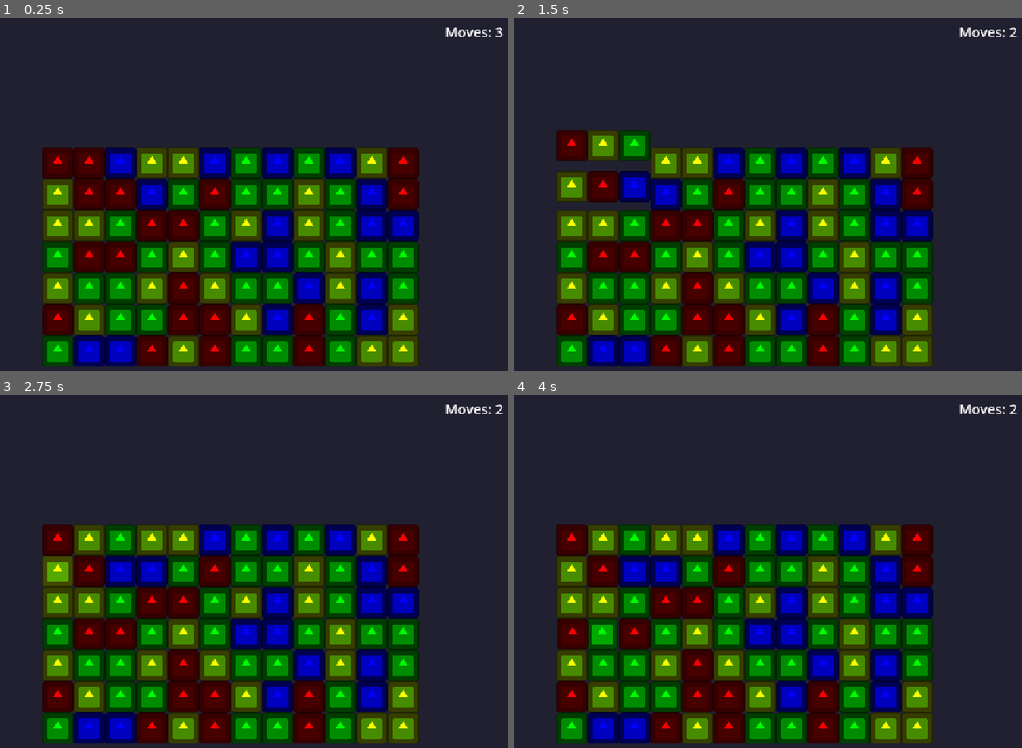
Above: before the commit, frames 1-4 (two rows, left to right).
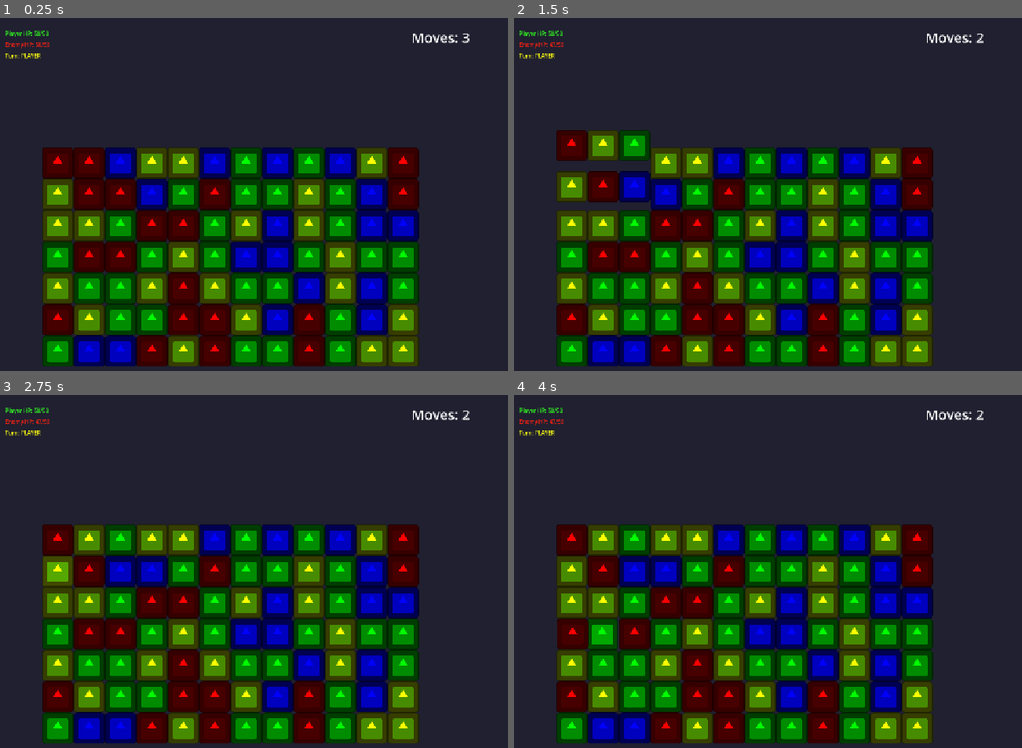
Above: after the commit, the same moments.

Repository: Santicavaliere/Match3-Combat-Prototype
Game: Godot game, scene res://Scenes/Game/GameLevel.tscn
Same seed, same stepped clock (60 frames per second), same inputs: the game is played once before the commit and once after it. The engine's default icon, where the game draws it, is replaced by a stand-in: a white triangle on a blue panel in a dark square.
Inputs (mouse positions are in pixels of both pictures, inside the frame that each line leads up to):
- Up to frame 1 (0.25 s): no input
- Up to frame 2 (1.5 s): tap Enter at 0.5 s; drag from (569, 162) to (569, 258) at 0.52 s; drag from (569, 162) to (569, 258) at 1.27 s
- Up to frame 3 (2.75 s): tap Space at 2 s; move the mouse to (55, 571) at 2.02 s; click (55, 571) at 2.17 s
- Up to frame 4 (4 s): tap Enter at 2.75 s; drag from (569, 603) to (569, 726) at 2.77 s; drag from (569, 635) to (778, 571) at 3.52 s

The runs differ from the first frame. In frame 1, 0.5% of the frame differs, in the area x 0-100%, y 2-12%; in frame 2, 0.5%; in frame 3, 0.5%; in frame 4, 0.5%.

Commit message:
Milestone 4 Complete: Enemy AI, HP Backend, Damage Logic, and Turn Stability Fixes

Diff:
--- a/Scenes/Game/GameLevel.tscn
+++ b/Scenes/Game/GameLevel.tscn
@@ -36,10 +36,10 @@
 anchor_left = 0.5
 anchor_right = 0.5
 anchor_bottom = 0.0
-offset_left = -95.0
-offset_top = 15.0
-offset_right = 212.0
-offset_bottom = 185.0
+offset_left = -462.0
+offset_top = 24.0
+offset_right = -155.0
+offset_bottom = 194.0
 grow_vertical = 1
 size_flags_horizontal = 4
 
--- a/Scenes/UI/HUD.tscn
+++ b/Scenes/UI/HUD.tscn
@@ -1,9 +1,18 @@
-[gd_scene load_steps=3 format=3 uid="uid://c2h4fy1xsgboj"]
+[gd_scene load_steps=6 format=3 uid="uid://c2h4fy1xsgboj"]
 
 [ext_resource type="Script" uid="uid://c28tssng0l2ie" path="res://Scripts/Managers/CombatManager.gd" id="1_qc5w2"]
 
 [sub_resource type="LabelSettings" id="LabelSettings_qc5w2"]
 font_size = 40
+
+[sub_resource type="LabelSettings" id="LabelSettings_omqfp"]
+font_color = Color(0.188235, 1, 0.12549, 1)
+
+[sub_resource type="LabelSettings" id="LabelSettings_xaom8"]
+font_color = Color(1, 0.12549, 0.0666667, 1)
+
+[sub_resource type="LabelSettings" id="LabelSettings_4bm6u"]
+font_color = Color(1, 1, 0.0705882, 1)
 
 [node name="Hud" type="Control"]
 custom_minimum_size = Vector2(130, 170)
@@ -22,9 +31,36 @@
 
 [node name="MovesLabel" type="Label" parent="."]
 layout_mode = 0
-offset_left = 755.714
-offset_top = -8.57142
-offset_right = 924.714
-offset_bottom = 46.4286
+offset_left = 1182.86
+offset_top = -5.71428
+offset_right = 1351.86
+offset_bottom = 49.2857
 text = "Moves: 3"
 label_settings = SubResource("LabelSettings_qc5w2")
+
+[node name="DebugPanel" type="Control" parent="."]
+layout_mode = 1
+anchors_preset = 0
+offset_right = 156.0
+offset_bottom = 89.0
+
+[node name="VBoxContainer" type="VBoxContainer" parent="DebugPanel"]
+layout_mode = 0
+offset_right = 200.0
+offset_bottom = 100.0
+theme_override_constants/separation = 10
+
+[node name="PlayerHPLabel" type="Label" parent="DebugPanel/VBoxContainer"]
+layout_mode = 2
+text = "PLAYER: 50"
+label_settings = SubResource("LabelSettings_omqfp")
+
+[node name="EnemyHPLabel" type="Label" parent="DebugPanel/VBoxContainer"]
+layout_mode = 2
+text = "ENEMY: 50"
+label_settings = SubResource("LabelSettings_xaom8")
+
+[node name="TurnLabel" type="Label" parent="DebugPanel/VBoxContainer"]
+layout_mode = 2
+text = "TURN: PLAYER"
+label_settings = SubResource("LabelSettings_4bm6u")
--- a/Scripts/Autoloads/SignalBus.gd
+++ b/Scripts/Autoloads/SignalBus.gd
@@ -9,15 +9,23 @@
 ## Useful for triggering entry animations or starting the game timer.
 signal grid_generated
 
-signal match_found(gem_type: int, amount: int)  # <--- ¡ESTA ES LA QUE DA ERROR!
+## Emitted when a valid match is processed and destroyed.
+## Carries the tile type ID (gem_type) and the count of tiles matched (amount).
+signal match_found(gem_type: int, amount: int)
 
-# --- NUEVA SEÑAL ---
-## Se emite cada vez que cambia la cantidad de movimientos restantes.
+# --- NEW SIGNALS ---
+
+## Emitted whenever the number of remaining moves changes.
+## Used to update the UI counter.
 signal moves_updated(moves_left: int)
 
 ## Emitted when the player's turn is completely over.
 ## (After all cascades, refilling, and animations have finished).
 signal turn_ended
+
+## Emitted when the enemy completes their entire phase (3 actions).
+## Signals the GridManager to reset the player's moves.
+signal enemy_turn_finished
 
 ## Signal intended for visual feedback when the enemy takes damage.
 ## Can be used to trigger screen shake or particle effects.
@@ -25,3 +33,7 @@
 
 ## Signal intended for healing mechanics (e.g. matching Green tiles).
 signal player_healed(amount: int)
+
+## Emitted when a victory or defeat condition is met.
+## 'player_won' is true if the player won (Enemy HP = 0), false if lost (Player HP = 0).
+signal game_over(player_won: bool)
--- a/Scripts/Grid/GridManager.gd
+++ b/Scripts/Grid/GridManager.gd
@@ -20,15 +20,29 @@
 var first_selected: Piece = null
 var second_selected: Piece = null
 var is_processing: bool = false
+var is_game_over: bool = false # <--- AGREGAR ESTA
+var is_enemy_turn: bool = false # <--- NUEVA
 
 # --- TURN SYSTEM ---
 var max_moves: int = 3
 var current_moves: int = 0
 
+## Standard Godot lifecycle method.
+## Initializes the RNG, creates the grid data structure, spawns initial pieces,
+## connects necessary signals for the game loop (Enemy turn, Player turn, Game Over),
+## and starts the first turn.
 func _ready():
 	randomize()
 	grid_data = make_2d_array()
 	spawn_pieces()
+
+	# CONECTAR SEÑAL PARA RECUPERAR EL TURNO
+	SignalBus.enemy_turn_finished.connect(reset_turn) # <--- AGREGAR ESTO
+	SignalBus.enemy_turn_finished.connect(_on_enemy_finished) # Cambiamos a una función intermedia
+	SignalBus.turn_ended.connect(_on_player_ended) # Nueva conexión lógica
+	# SignalBus.turn_ended.connect(reset_turn) # (Asegúrate que esta esté conectada si usas la lógica del fix anterior)
+
+	SignalBus.game_over.connect(_on_game_over) # <--- NUEVA CONEXIÓN
 
 	# INITIALIZE TURN
 	reset_turn() ### NEW ###
@@ -94,6 +108,8 @@
 ## Input State Machine.
 ## Handles the First Click (Select) and Second Click (Swap) logic.
 func _on_piece_clicked(piece: Piece):
+	if is_game_over: return # <--- AGREGAR ESTO AL PRINCIPIO
+	if is_enemy_turn: return # <--- BLOQUEO TOTAL
 	if is_processing: return
 	if current_moves <= 0: return ### NEW: INPUT BLOCK ###
 	if first_selected == null:
@@ -240,19 +256,30 @@
 ## 1. Emits 'match_found' signal for the CombatManager.
 ## 2. Removes visual nodes and clears data.
 ## 3. Calls 'refill_columns' to start the cascade.
+## Handles the removal of matched pieces and triggers the Combat System.
 func destroy_matches(matches: Array):
+	# 1. ELIMINAR DUPLICADOS (FIX DE MATEMÁTICA)
+	# Creamos una lista nueva solo con coordenadas únicas
+	var unique_matches = []
+	for coord in matches:
+		if not unique_matches.has(coord):
+			unique_matches.append(coord)
+
 	# --- COMBAT HOOK ---
-	if matches.size() > 0:
-
-		var first_coord = matches[0]
+	if unique_matches.size() > 0:
+		var first_coord = unique_matches[0]
 		var type_id = grid_data[first_coord.x][first_coord.y]
-		var count = matches.size()
+
+		# AHORA USAMOS EL TAMAÑO REAL SIN DUPLICADOS
+		var count = unique_matches.size()
 
 		SignalBus.match_found.emit(type_id, count)
-		print("Signal emitted: Type", type_id, " - Amount: ", count)
-
-	print("Destroying ", matches.size(), " parts...")
-	for coord in matches:
+		print("Signal emitted: Type", type_id, " - Real Amount: ", count)
+
+	print("Destroying ", unique_matches.size(), " parts...")
+
+	# Usamos la lista única para destruir (es más eficiente también)
+	for coord in unique_matches:
 		if grid_data[coord.x][coord.y] == null:
 			continue
 
@@ -270,6 +297,7 @@
 
 	await get_tree().create_timer(0.3).timeout
 	print("Destruction complete.")
+	# Nota: is_processing se maneja también en refill_columns, pero dejarlo aquí no daña.
 	is_processing = false
 
 ## Returns the Piece node at specific grid coordinates.
@@ -342,10 +370,13 @@
 		if current_moves > 0:
 			print("Board stable. Waiting for input...")
 		else:
-			print("Board stable. No moves left -> Waiting for Turn Change...")
+			print("Board stable AND No moves left -> ENDING TURN NOW.")
+			# AVISAMOS QUE AHORA SÍ TERMINÓ TODO EL PROCESO VISUAL
+			SignalBus.turn_ended.emit()
 
 ## Handles swipe input for mobile/touch controls.
 func _on_piece_swiped(source_piece: Piece, direction: Vector2):
+	if is_game_over: return # <--- AGREGAR ESTO AL PRINCIPIO
 	if is_processing: return
 	if current_moves <= 0: return ### NEW: INPUT BLOCK ###
 
@@ -361,3 +392,22 @@
 			swap_pieces(source_piece, target_piece)
 	else:
 		print("Attempt to move off the board")
+
+## Handles the Game Over state.
+## Locks the input permanently to prevent further interaction.
+func _on_game_over(player_won: bool):
+	print("GridManager: Input Locked due to Game Over.")
+	is_game_over = true
+
+## Handles the transition from the Player Phase to the Enemy Phase.
+## Locks the grid input so the player cannot interact while the enemy acts.
+func _on_player_ended():
+	print("GridManager: Player turn ended. Locking grid.")
+	is_enemy_turn = true
+
+## Handles the transition from the Enemy Phase back to the Player Phase.
+## Unlocks the grid input and calls reset_turn() to restore action points.
+func _on_enemy_finished():
+	print("GridManager: Enemy finished. Unlocking grid.")
+	is_enemy_turn = false
+	reset_turn() # Llamamos al reset original
--- a/Scripts/Managers/CombatManager.gd
+++ b/Scripts/Managers/CombatManager.gd
@@ -2,63 +2,159 @@
 
 class_name CombatManager
 
-# We maintain only the reference to the moves label, as it is the only visual element allowed for this milestone.
+## Manages the core combat loop, including HP tracking, Turn states, and Damage logic.
+## Handles the communication between the Grid (Match-3) and the Game State.
+
+# --- UI REFERENCES (Ensure paths are correct) ---
 @onready var moves_label = $MovesLabel
+# Adjust these paths if you placed labels inside containers
+@onready var player_hp_label = $DebugPanel/VBoxContainer/PlayerHPLabel
+@onready var enemy_hp_label = $DebugPanel/VBoxContainer/EnemyHPLabel
+@onready var turn_label = $DebugPanel/VBoxContainer/TurnLabel
 
-# --- BACKEND DATA (Stored in memory) ---
-var max_health: int = 100
-var current_health: int = 100
+# --- CONFIGURATION (PDF RULES) ---
+const MAX_HP = 50
+const DMG_MATCH_3 = 3
+const DMG_MATCH_4 = 5
+const DMG_MATCH_5 = 8
 
-# --- MANA SYSTEM (Kept to show logs in the console) ---
-var mana_red: int = 0
-var mana_blue: int = 0
-var mana_green: int = 0
-var mana_yellow: int = 0
-
-# --- ABILITY SYSTEM ---
-@export var equipped_abilities: Array[Ability] = []
+# --- GAME STATE ---
+var player_hp: int = MAX_HP
+var enemy_hp: int = MAX_HP
+var is_player_turn: bool = true
 
 func _ready():
-	# Connect to the global signal bus
+	# Initialize UI
+	update_ui_text()
+
+	# Connect Signals
 	SignalBus.match_found.connect(_on_match_made)
 	SignalBus.moves_updated.connect(_on_moves_updated)
+	# NEW SECURE CONNECTION: Waits for cascades to finish before changing turns
+	SignalBus.turn_ended.connect(_on_player_turn_ended_safely)
 
-## Updates the moves text (This is valid for Milestone 3)
+# 1. TURN CONTROL UI
+## Updates the moves counter UI.
+## Changes the text color to RED when moves reach 0.
 func _on_moves_updated(amount: int):
 	if moves_label:
 		moves_label.text = "Moves: " + str(amount)
-
-		# Simple visual feedback: Change color to red if moves reach 0
 		if amount == 0:
 			moves_label.modulate = Color.RED
+
 		else:
 			moves_label.modulate = Color.WHITE
 
-## Pure Backend Logic: Accumulates mana and prints to console.
+# 2. PLAYER DAMAGE LOGIC (Backend PDF)
+## Handles match events triggered by the GridManager.
+## Calculates damage based on the Bomb (Red) rules defined in the design document.
 func _on_match_made(type: int, amount: int):
-	# 1. ACCUMULATE MANA
-	match type:
-		0:
-			mana_red += amount
-			print("Backend Log: Mana RED +", amount, " | Total: ", mana_red)
-		1:
-			mana_blue += amount
-			print("Backend Log: Mana BLUE +", amount, " | Total: ", mana_blue)
-		2:
-			mana_green += amount
-			print("Backend Log: Mana GREEN +", amount, " | Total: ", mana_green)
-		3:
-			mana_yellow += amount
-			print("Backend Log: Mana YELLOW +", amount, " | Total: ", mana_yellow)
+	# If it's not player turn, ignore (prevents visual bugs)
+	if not is_player_turn: return
 
-	# 2. DAMAGE CALCULATION (Simulated, no visual impact)
-	var damage = 0
-	match type:
-		0: damage = amount * 10
-		1: damage = amount * 5
-		2: damage = amount * 2
-		3: damage = amount * 5
-		_: damage = amount
+	# We assume TYPE 0 (Red) is the BOMB according to your PDF
+	if type == 0:
+		var damage = 0
 
-	if damage > 0:
-		print("Backend Log: Calculated Damage -> ", damage, " (Visuals disabled for M3)")
+		# APPLYING PDF RULES
+		if amount == 3:
+			damage = DMG_MATCH_3
+		elif amount == 4:
+			damage = DMG_MATCH_4
+		elif amount >= 5:
+			damage = DMG_MATCH_5
+
+		apply_damage_to_enemy(damage)
+		print("PLAYER: Match of ", amount, " bombs -> Damage: ", damage)
+
+# 3. APPLY DAMAGE TO ENEMY
+## Reduces Enemy HP and updates the UI.
+## Checks for Victory condition (Enemy HP = 0).
+func apply_damage_to_enemy(dmg: int):
+	# If the game is already over, do nothing
+	if enemy_hp <= 0 or player_hp <= 0: return
+
+	enemy_hp -= dmg
+	if enemy_hp < 0: enemy_hp = 0
+	update_ui_text()
+
+	if enemy_hp == 0:
+		print("ENEMY DEFEATED! -> GAME OVER")
+		# Change turn text to visually notify the player
+		if turn_label: turn_label.text = "VICTORY!"
+		# Notify everyone that the game is over (Input locked)
+		SignalBus.game_over.emit(true)
+
+# 4. ENEMY PHASE (SIMULATED AI - 3 ACTIONS)
+## Starts the Enemy Turn sequence.
+## Uses a coroutine to simulate "thinking time" between 3 distinct actions.
+func start_enemy_phase():
+	print("--- STARTING ENEMY PHASE ---")
+	is_player_turn = false
+	if turn_label: turn_label.text = "Turn: ENEMY"
+
+	# Wait and Attack Routine (Coroutine)
+	# Action 1
+	await get_tree().create_timer(1.0).timeout
+	if player_hp > 0: enemy_attack_action(1) # HP Check
+
+	# Action 2
+	await get_tree().create_timer(1.0).timeout
+	if player_hp > 0: enemy_attack_action(2) # HP Check
+
+	# Action 3
+	await get_tree().create_timer(1.0).timeout
+	if player_hp > 0: enemy_attack_action(3) # HP Check
+
+	# End of turn (Only return turn if NO ONE died)
+	await get_tree().create_timer(0.5).timeout
+	if player_hp > 0 and enemy_hp > 0:
+		return_turn_to_player()
+
+## Helper function for the enemy attack logic.
+## Deals random damage (placeholder) and checks for Defeat condition.
+func enemy_attack_action(action_number: int):
+	# If game ended (e.g., player died in previous action), stop.
+	if player_hp <= 0 or enemy_hp <= 0: return
+
+	var dmg = randi_range(2, 4)
+	player_hp -= dmg
+	if player_hp < 0: player_hp = 0
+
+	print("ENEMY: Action ", action_number, " -> Deals ", dmg, " damage.")
+	update_ui_text()
+
+	if player_hp == 0:
+		print("PLAYER DEFEATED! -> GAME OVER")
+		if turn_label: turn_label.text = "DEFEAT..."
+		SignalBus.game_over.emit(false)
+
+# 5. RETURN TURN TO PLAYER
+## Ends the enemy phase and restores control to the player.
+## Emits a signal to reset the grid moves to 3.
+func return_turn_to_player():
+	print("--- BACK TO PLAYER ---")
+	is_player_turn = true
+	if turn_label: turn_label.text = "Turn: PLAYER"
+
+	# Notify GridManager to reset moves to 3
+	SignalBus.enemy_turn_finished.emit()
+
+# 6. UPDATE GENERAL UI
+## Refreshes the text labels for HP and Turn status.
+func update_ui_text():
+	if player_hp_label:
+		player_hp_label.text = "Player HP: " + str(player_hp) + "/" + str(MAX_HP)
+
+	if enemy_hp_label:
+		enemy_hp_label.text = "Enemy HP: " + str(enemy_hp) + "/" + str(MAX_HP)
+
+	if turn_label:
+		if is_player_turn: turn_label.text = "Turn: PLAYER"
+
+## Callback triggered when the grid is completely stable (cascades finished).
+## Starts the Enemy Phase only if it was the player's turn.
+func _on_player_turn_ended_safely():
+	if is_player_turn:
+		print("Cascades finished. Starting Enemy Phase...")
+		start_enemy_phase()
